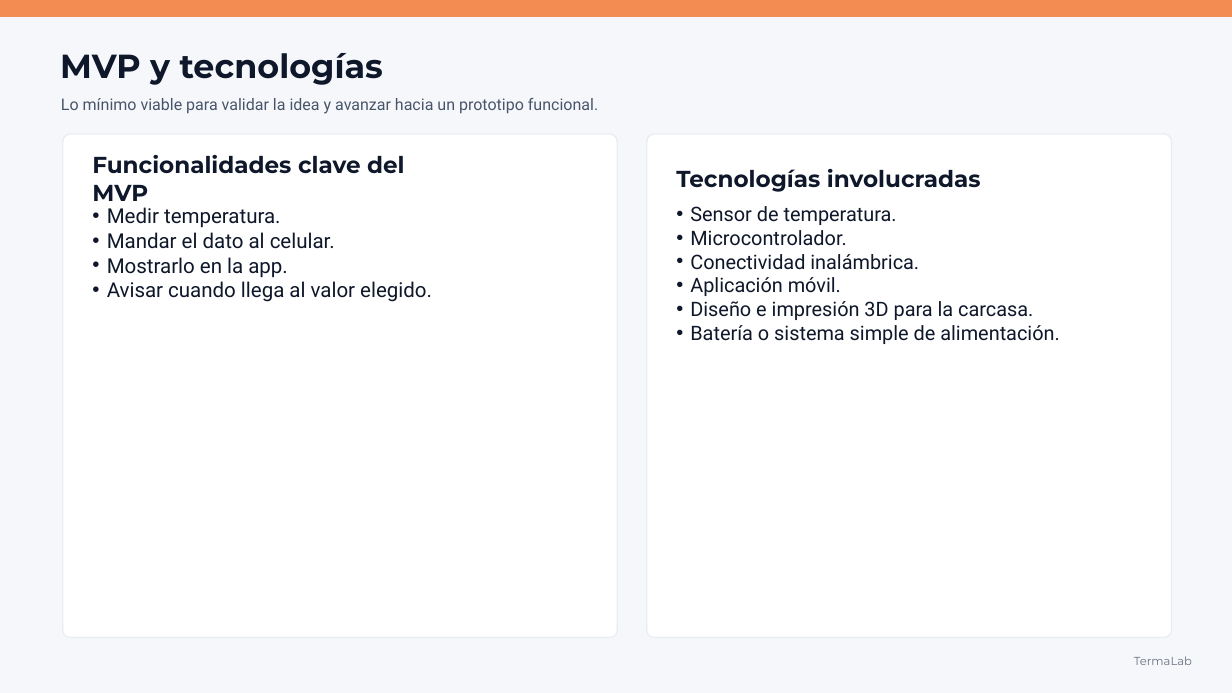
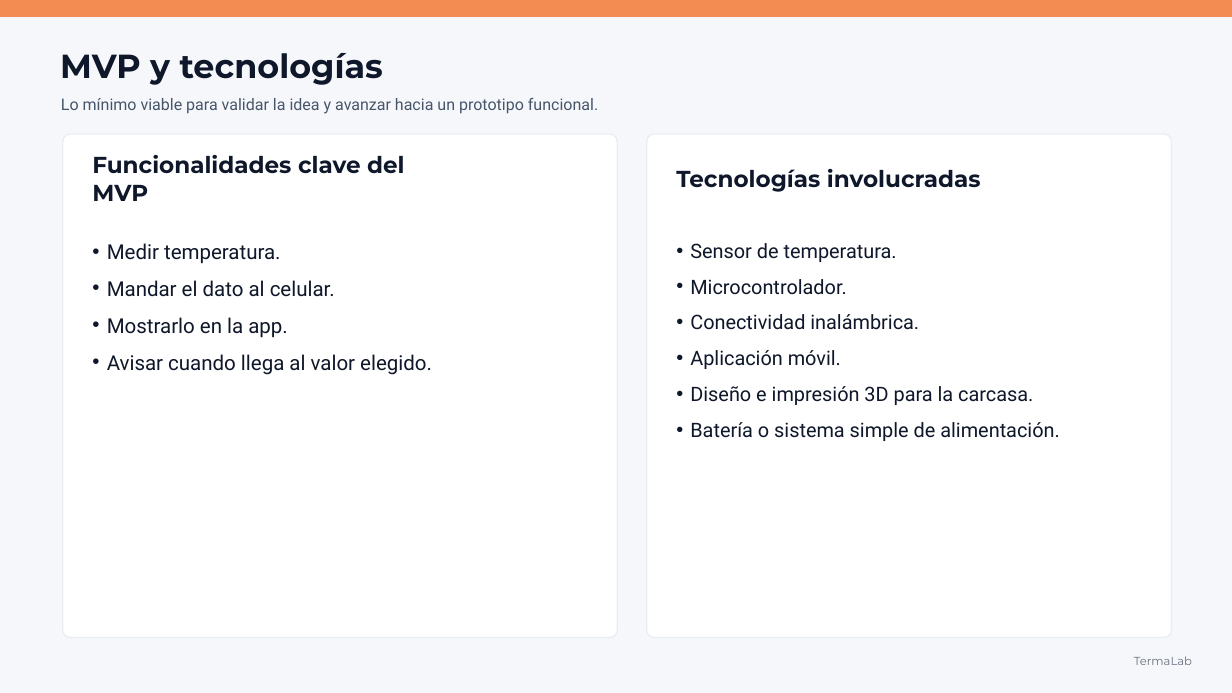
Before and after one commit to Code7C26/TermaLab, a slide deck: slide 5 of assets/TermaLab_Presentacion_Profesional.pptx. Drawn at 1232x693 pixels with LibreOffice and Linux fonts; fonts in the diff are those of the drawing. Boxes give left, top, right and bottom in pixels: in the first picture for what was removed or moved away, otherwise in the second. Text is boxed around its words. In the diff, an @@ line names an element or a change of style, - is before the commit and + after.

```diff
--- a/assets/TermaLab_Presentacion_Profesional.pptx
+++ b/assets/TermaLab_Presentacion_Profesional.pptx
@@ text "Medir temperatura.": place and size @@
-text "Medir temperatura." at box(107, 207, 432, 302)
+text "Medir temperatura." at box(107, 243, 432, 375)
@@ text "Medir temperatura." at box(107, 243, 432, 375): line spacing 1 to 1.5 @@
@@ text "Sensor de temperatura.": place and size @@
-text "Sensor de temperatura." at box(690, 206, 1059, 344)
+text "Sensor de temperatura." at box(690, 243, 1059, 441)
@@ text "Sensor de temperatura." at box(690, 243, 1059, 441): line spacing 1 to 1.5 @@
```
Also in this commit, not shown: 5 other slides changed, 1 other file.
